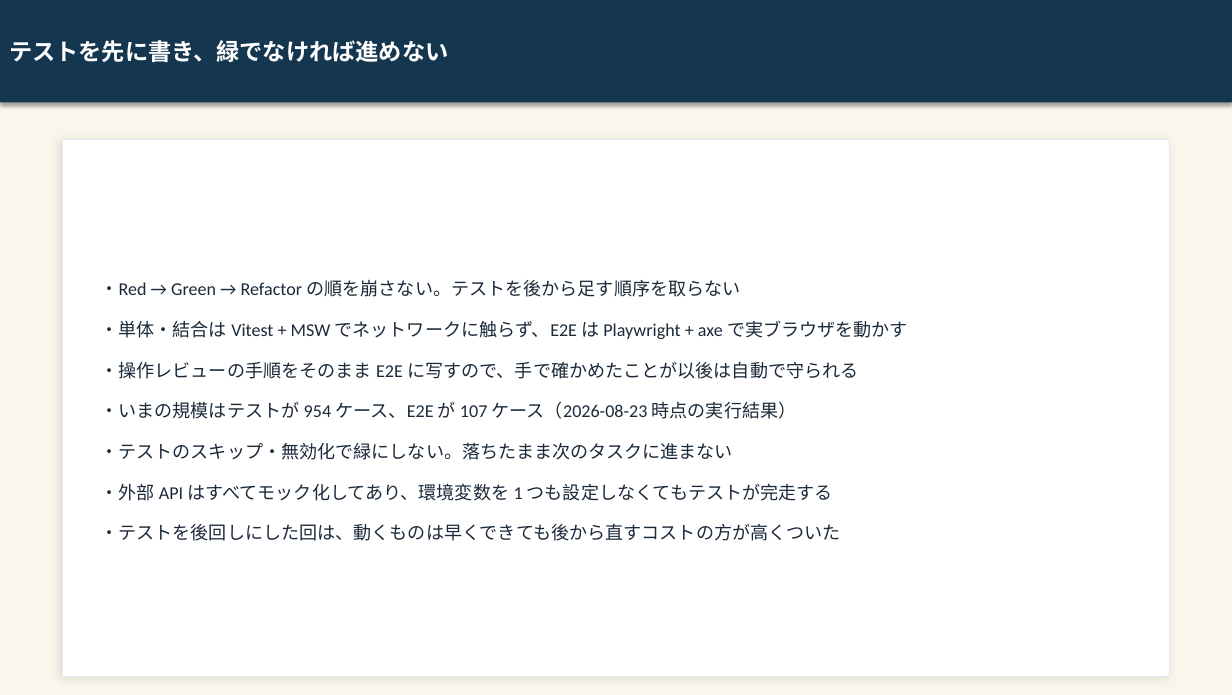
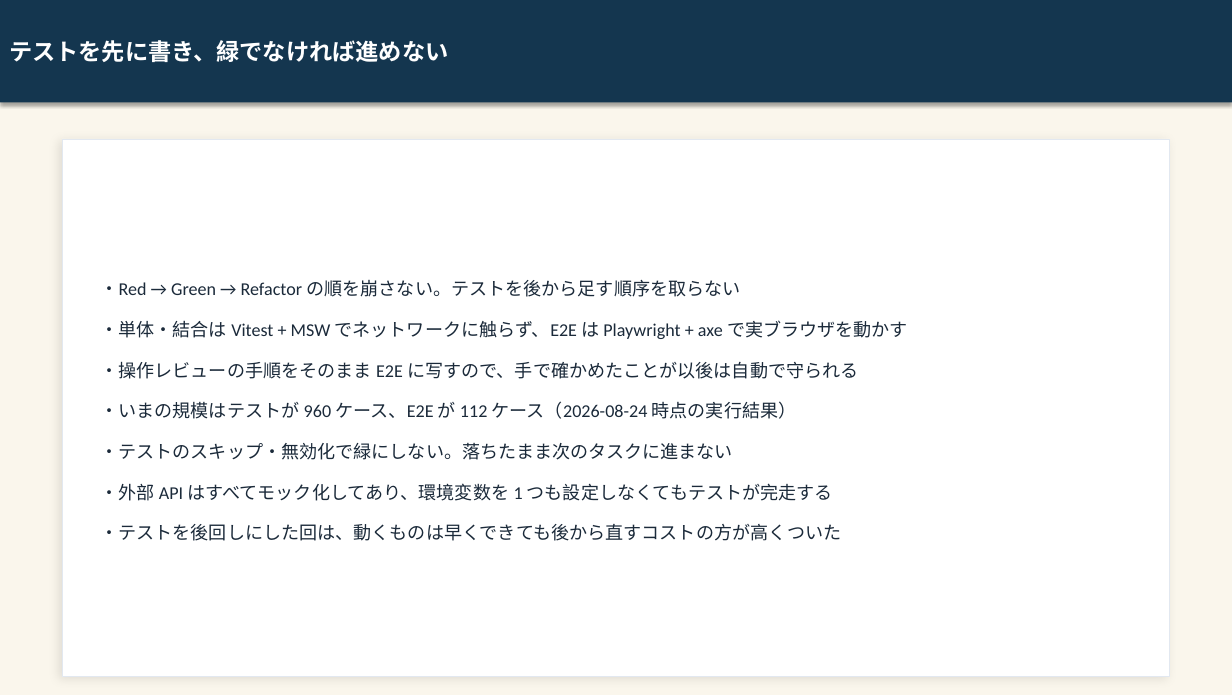
Before and after one commit to kai-kou/gem-hunter, a slide deck: slide 12 of content/slides/project-explanation-20260822/output/gem-hunter_text.pptx. Drawn at 1232x695 pixels with LibreOffice and Linux fonts; fonts in the diff are those of the drawing. Boxes give left, top, right and bottom in pixels: in the first picture for what was removed or moved away, otherwise in the second. Text is boxed around its words. In the diff, an @@ line names an element or a change of style, - is before the commit and + after.

```diff
--- a/content/slides/project-explanation-20260822/output/gem-hunter_text.pptx
+++ b/content/slides/project-explanation-20260822/output/gem-hunter_text.pptx
@@ text at <box>100,401,797,419</box>: text changed @@
-・いまの規模はテストが 954 ケース、E2E が 107 ケース（2026-08-23 時点の実行結果）
+・いまの規模はテストが 960 ケース、E2E が 112 ケース（2026-08-24 時点の実行結果）
```
Also in this commit, not shown: 5 other slides changed, 10 other files.
